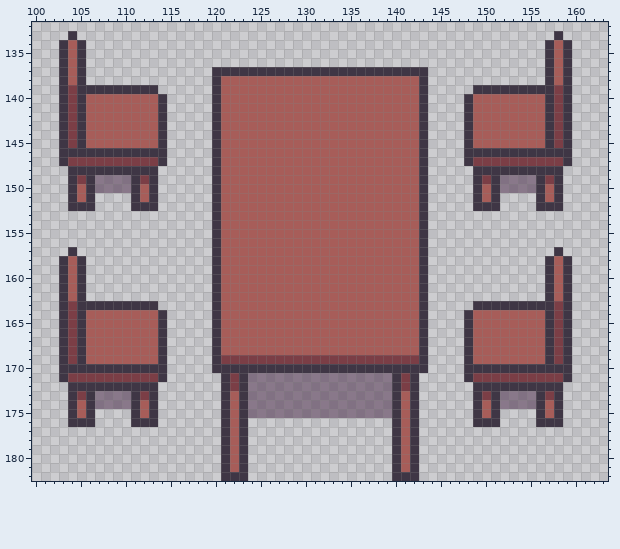
File history of a pixel-art file, ART/Jacson/Tilemap/school.aseprite. The picture above is the old version.
384x384 pixels, 1 frame. Shown: x 100..163, y 132..182.
And afterwards:
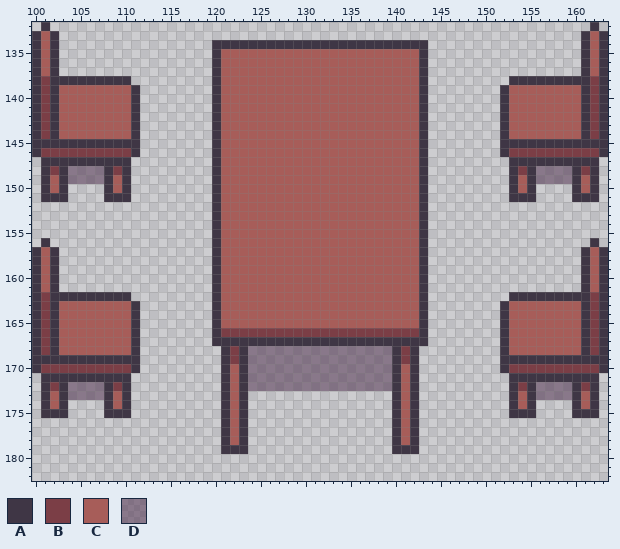
Palette (. is transparent): A #3f3645  B #7b3e46  C #a75d59  D #49294984
The edit:
Layer "Top Layer":
y 132: x 101 . -> A; x 162 . -> A
y 133: x 100..102 ... -> ACA; x 104 A -> .; x 158 A -> .; x 161..163 ... -> ACA
y 134: x 100..105 ...ACA -> ACA...; x 120..143 ........................ -> AAAAAAAAAAAAAAAAAAAAAAAA; x 157..159 ACA -> ...; x 161..163 ... -> ACA
y 135..136: x 100..105 ...ACA -> ACA...; x 120..143 ........................ -> ACCCCCCCCCCCCCCCCCCCCCCA; x 157..159 ACA -> ...; x 161..163 ... -> ACA
y 137: x 100..105 ...ACA -> ACA...; x 121..142 AAAAAAAAAAAAAAAAAAAAAA -> CCCCCCCCCCCCCCCCCCCCCC; x 157..159 ACA -> ...; x 161..163 ... -> ACA
y 138: x 100..102 ... -> ABA; x 104 C -> A; x 106..110 ..... -> AAAAA; x 153..156 .... -> AAAA; x 158 C -> A; x 160..163 .... -> AABA
y 139: x 100..110 ...ABAAAAAA -> ABACCCCCCCC; x 112..113 AA -> ..; x 149..151 AAA -> ...; x 153..163 AAAAABA.... -> CCCCCCCCABA
y 140..144: x 100..105 ...ABA -> ABACCC; x 111..114 CCCA -> A...; x 148..152 ACCCC -> ....A; x 157..163 ABA.... -> CCCCABA
y 145: x 100..102 ... -> AAA; x 104 B -> A; x 106..114 CCCCCCCCA -> AAAAAA...; x 148..156 ACCCCCCCC -> ....AAAAA; x 158 B -> A; x 160..163 .... -> AAAA
y 146: x 100..110 ...AAAAAAAA -> ABBBBBBBBBB; x 112..114 AAA -> ...; x 148..151 AAAA -> ....; x 153..163 AAAAAAA.... -> BBBBBBBBBBA
y 147: x 101..102 .. -> AA; x 104..114 BBBBBBBBBBA -> AAAAAAA....; x 148..158 ABBBBBBBBBB -> .....AAAAAA; x 160..162 ... -> AAA
y 148: x 101..107 ...AAAA -> ABADDDD; x 109 A -> B; x 111..113 AAA -> ...; x 149..152 AAAA -> ....; x 154 A -> B; x 156..162 AAA.... -> DDDDABA
y 149: x 101..106 ...ABA -> ACADDD; x 108..113 DDDABA -> ACA...; x 149..162 ABADDDDABA.... -> ....ACADDDDACA
y 150: x 101..113 ...ACADDDDACA -> ACA....ACA...; x 149..158 ACADDDDACA -> ....ACA...; x 160..162 ... -> ACA
y 151: x 101..106 ...ACA -> AAA...; x 108..113 ...ACA -> AAA...; x 149..151 ACA -> ...; x 153..158 ...ACA -> AAA...; x 160..162 ... -> AAA
y 152: x 104..106 AAA -> ...; x 111..113 AAA -> ...; x 149..151 AAA -> ...; x 156..158 AAA -> ...
y 156: x 101 . -> A; x 162 . -> A
y 157: x 100..102 ... -> ACA; x 104 A -> .; x 158 A -> .; x 161..163 ... -> ACA
y 158..161: x 100..105 ...ACA -> ACA...; x 157..159 ACA -> ...; x 161..163 ... -> ACA
y 162: x 100..102 ... -> ABA; x 104 C -> A; x 106..110 ..... -> AAAAA; x 153..156 .... -> AAAA; x 158 C -> A; x 160..163 .... -> AABA
y 163: x 100..110 ...ABAAAAAA -> ABACCCCCCCC; x 112..113 AA -> ..; x 149..151 AAA -> ...; x 153..163 AAAAABA.... -> CCCCCCCCABA
y 164..165: x 100..105 ...ABA -> ABACCC; x 111..114 CCCA -> A...; x 148..152 ACCCC -> ....A; x 157..163 ABA.... -> CCCCABA
y 166: x 100..105 ...ABA -> ABACCC; x 111..114 CCCA -> A...; x 121..142 CCCCCCCCCCCCCCCCCCCCCC -> BBBBBBBBBBBBBBBBBBBBBB; x 148..152 ACCCC -> ....A; x 157..163 ABA.... -> CCCCABA
y 167: x 100..105 ...ABA -> ABACCC; x 111..114 CCCA -> A...; x 121..142 CCCCCCCCCCCCCCCCCCCCCC -> AAAAAAAAAAAAAAAAAAAAAA; x 148..152 ACCCC -> ....A; x 157..163 ABA.... -> CCCCABA
y 168: x 100..105 ...ABA -> ABACCC; x 111..114 CCCA -> A...; x 120..143 ACCCCCCCCCCCCCCCCCCCCCCA -> .ABADDDDDDDDDDDDDDDDABA.; x 148..152 ACCCC -> ....A; x 157..163 ABA.... -> CCCCABA
y 169: x 100..102 ... -> AAA; x 104 B -> A; x 106..114 CCCCCCCCA -> AAAAAA...; x 120..121 AB -> .A; x 123..140 BBBBBBBBBBBBBBBBBB -> ADDDDDDDDDDDDDDDDA; x 142..143 BA -> A.; x 148..156 ACCCCCCCC -> ....AAAAA; x 158 B -> A; x 160..163 .... -> AAAA
y 170: x 100..110 ...AAAAAAAA -> ABBBBBBBBBB; x 112..114 AAA -> ...; x 120 A -> .; x 122 A -> C; x 124..139 AAAAAAAAAAAAAAAA -> DDDDDDDDDDDDDDDD; x 141 A -> C; x 143 A -> .; x 148..151 AAAA -> ....; x 153..163 AAAAAAA.... -> BBBBBBBBBBA
y 171: x 101..102 .. -> AA; x 104..114 BBBBBBBBBBA -> AAAAAAA....; x 122 B -> C; x 141 B -> C; x 148..158 ABBBBBBBBBB -> .....AAAAAA; x 160..162 ... -> AAA
y 172: x 101..107 ...AAAA -> ABADDDD; x 109 A -> B; x 111..113 AAA -> ...; x 122 B -> C; x 141 B -> C; x 149..152 AAAA -> ....; x 154 A -> B; x 156..162 AAA.... -> DDDDABA
y 173: x 101..106 ...ABA -> ACADDD; x 108..113 DDDABA -> ACA...; x 124..139 DDDDDDDDDDDDDDDD -> ................; x 149..162 ABADDDDABA.... -> ....ACADDDDACA
y 174: x 101..113 ...ACADDDDACA -> ACA....ACA...; x 124..139 DDDDDDDDDDDDDDDD -> ................; x 149..158 ACADDDDACA -> ....ACA...; x 160..162 ... -> ACA
y 175: x 101..106 ...ACA -> AAA...; x 108..113 ...ACA -> AAA...; x 124..139 DDDDDDDDDDDDDDDD -> ................; x 149..151 ACA -> ...; x 153..158 ...ACA -> AAA...; x 160..162 ... -> AAA
y 176: x 104..106 AAA -> ...; x 111..113 AAA -> ...; x 149..151 AAA -> ...; x 156..158 AAA -> ...
y 179: x 122 C -> A; x 141 C -> A
y 180..181: x 121..123 ACA -> ...; x 140..142 ACA -> ...
y 182: x 121..123 AAA -> ...; x 140..142 AAA -> ...
Boxes around the changes in both pictures, in picture pixels (x1, y1, x2, y2):
changed: (32, 22, 167, 211)
changed: (464, 22, 608, 211)
changed: (212, 40, 428, 76)
changed: (32, 238, 167, 427)
changed: (464, 238, 608, 427)
changed: (212, 328, 428, 481)
